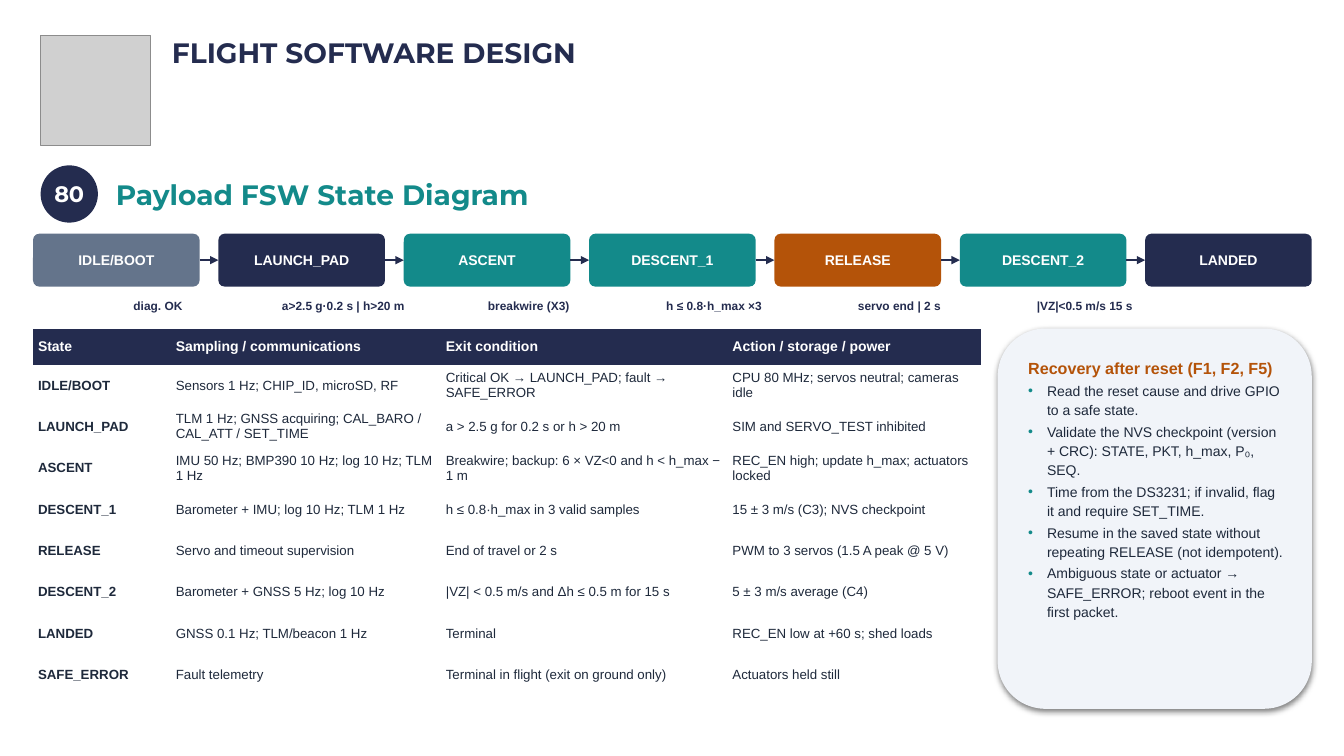
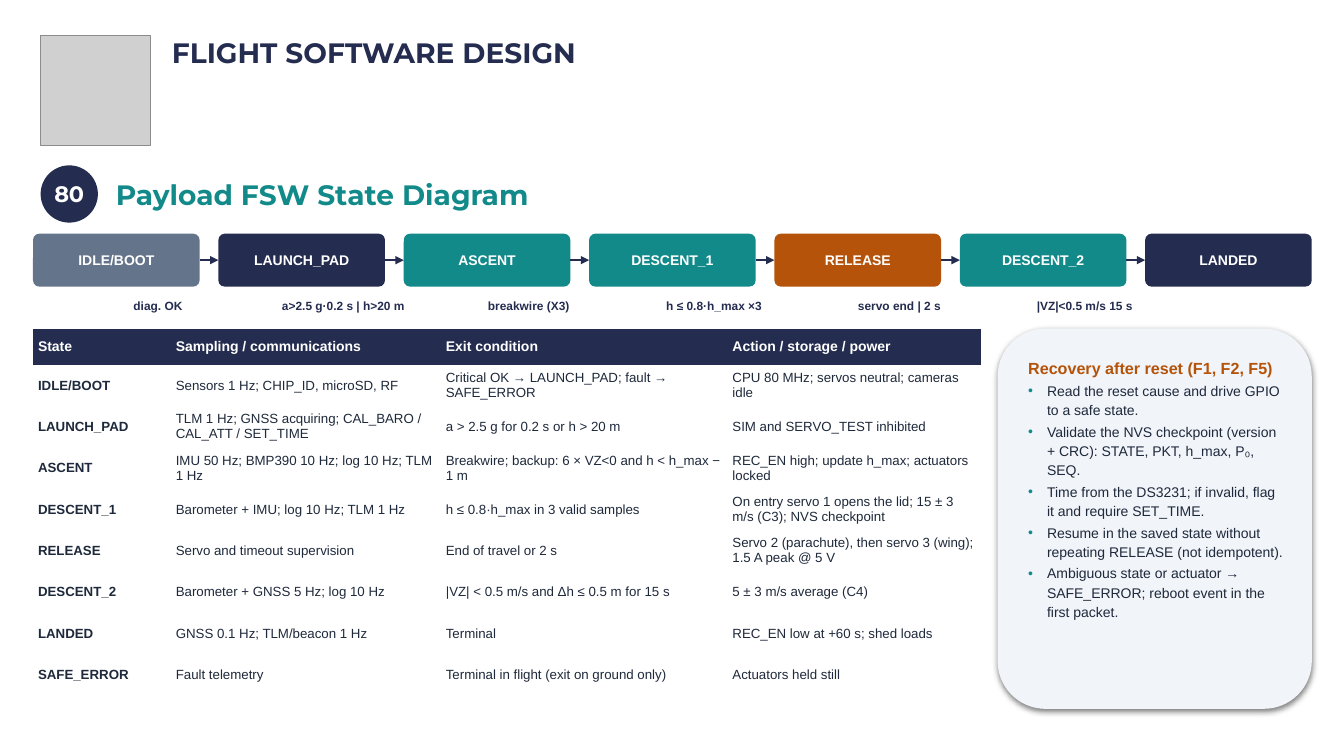
Before and after one commit to Caetano18/proyecto, a slide deck: slide 83 of cansat_pdr/laminas_plantilla/CanSat_PDR_Hermes_V2.pptx. Drawn at 1344x756 pixels with LibreOffice and Linux fonts; fonts in the diff are those of the drawing; grey boxes stand for pictures; background and template pictures are left out. Boxes give left, top, right and bottom in pixels: in the first picture for what was removed or moved away, otherwise in the second. Text is boxed around its words. In the diff, an @@ line names an element or a change of style, - is before the commit and + after.

```diff
--- a/cansat_pdr/laminas_plantilla/CanSat_PDR_Hermes_V2.pptx
+++ b/cansat_pdr/laminas_plantilla/CanSat_PDR_Hermes_V2.pptx
@@ table at (33,329,982,696) @@
-row 5, column 4: 15 ± 3 m/s (C3); NVS checkpoint
+row 5, column 4: On entry servo 1 opens the lid; 15 ± 3 m/s (C3); NVS checkpoint
-row 6, column 4: PWM to 3 servos (1.5 A peak @ 5 V)
+row 6, column 4: Servo 2 (parachute), then servo 3 (wing); 1.5 A peak @ 5 V
```
Also in this commit, not shown: 2 other slides changed, 2 other files.
